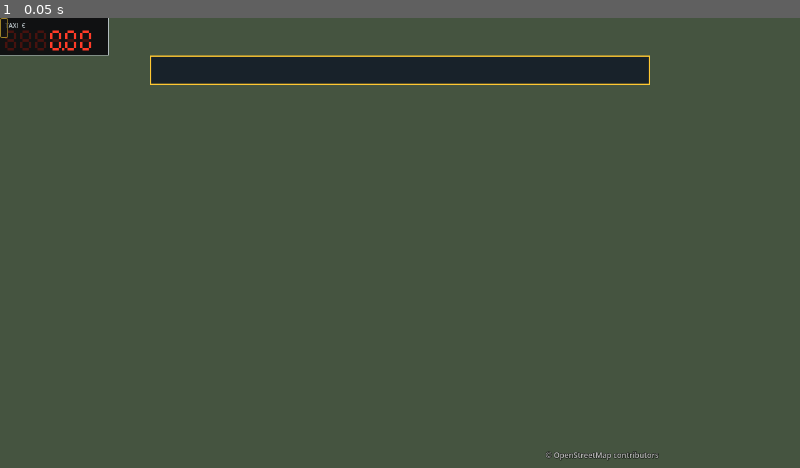
Above: before the commit, frame 1.
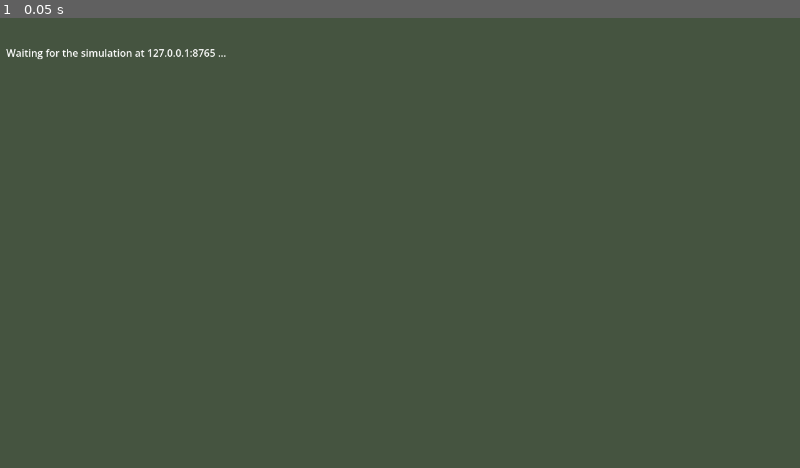
Above: after the commit, the same moment.

Repository: emehtata/roadragetaxi
Game: Godot game, scene res://main.tscn
Same seed, same stepped clock (60 frames per second), same inputs: the game is played once before the commit and once after it. This scene is started directly instead of the project's main scene.
Inputs:
- Up to frame 1 (0.05 s): no input

The runs differ from the first frame. In frame 1, 5.4% of the frame differs, in the area x 0-83%, y 0-99%.
Error before the commit: Parse Error: Identifier "physical_size" not declared in the current scope. (res://phone.gd:166)

Commit message:
Add authoritative Ilokapina sit-ins and phone notices

Diff:
--- a/godot/entity_layer.gd
+++ b/godot/entity_layer.gd
@@ -935,7 +935,14 @@
 	var side := Vector2(-h.y, h.x)
 	var down := Vector2(0, radius)
 	_ellipse(c + down * 0.675, radius * 0.8, radius * 0.325, RS.PED_SHADOW)
-	if ped.get("animation_state", "walking") == "fallen":
+	if ped.get("animation_state", "walking") == "sitting":
+		for sign_side: float in [-1.0, 1.0]:
+			var knee := c + h * radius * 0.8 + side * radius * sign_side * 0.7
+			_canvas.draw_line(c, knee, _person_lit(RS.PED_LEGS), radius * 0.4)
+			_canvas.draw_line(knee, knee - h * radius * 0.6, _person_lit(RS.PED_LEGS), radius * 0.3)
+		_ellipse(c, radius * 0.7, radius * 0.55, clothing)
+		_canvas.draw_circle(c - h * radius * 0.25, radius * 0.4, _person_lit(RS.PED_HEAD))
+	elif ped.get("animation_state", "walking") == "fallen":
 		_fallen(c, h, side, radius, clothing, ped.get("activity", "") == "ice_hockey")
 	else:
 		var gait := sin(animation_time * 10.0) if ped.get("animation_state", "walking") == "walking" else 0.0
@@ -1203,6 +1210,30 @@
 					draw_circle(Vector2.ZERO, 1.0, Color8(95, 104, 55, 210))
 					draw_set_transform(Vector2.ZERO)
 
+	if not underground:
+		var later_protests := _by_id(b.get("protests", []))
+		for group in a.get("protests", []):
+			var next_group: Dictionary = later_protests.get(group["id"], group)
+			var seated: bool = group.get("state", "SITTING") in ["SITTING", "ALARMED"]
+			for i in group.get("members", []).size():
+				var at: Array = group["members"][i]
+				var c := MapMath.point(origin, at[0], at[1])
+				if next_group.get("members", []).size() == group["members"].size():
+					var next_at: Array = next_group["members"][i]
+					c = c.lerp(MapMath.point(origin, next_at[0], next_at[1]), t)
+				if view_rect.has_point(c):
+					_pedestrian(c, float(group["heading"]) + sin(i * 7.3) * 0.35, {
+						"radius_m": 0.45, "color": [210, 100 + (i * 29) % 110, 50 + (i * 17) % 100],
+						"animation_state": "sitting" if seated else "walking" if group["state"] in ["CLEARING", "RETURNING"] else "standing"
+					}, float(a.get("sim_time", 0.0)))
+					count += 1
+			var banner_at: Array = group["members"][0]
+			var banner := MapMath.point(origin, banner_at[0], banner_at[1])
+			if view_rect.has_point(banner):
+				_canvas.draw_rect(Rect2(banner + Vector2(-3.5, -3.0), Vector2(7, 1.3)), Color8(245, 213, 70))
+				_canvas.draw_set_transform(banner + Vector2(-3.3, -2.0), 0.0, Vector2.ONE * 0.08)
+				_canvas.draw_string(ThemeDB.fallback_font, Vector2.ZERO, "ILOKAPINA", HORIZONTAL_ALIGNMENT_LEFT, -1, 12, Color8(30, 30, 30))
+				_canvas.draw_set_transform(Vector2.ZERO)
 	var later_peds := _by_id(b.get("pedestrians", []))
 	for ped in ([] if underground else a.get("pedestrians", [])):  # below ground: the surface world isn't shown
 		var next: Dictionary = later_peds.get(ped["id"], ped)
--- a/godot/i18n.gd
+++ b/godot/i18n.gd
@@ -3,7 +3,7 @@
 const LANGUAGES := ["en", "fi", "de"]
 const LANGUAGE_NAMES := {"en": "English", "fi": "Suomi", "de": "Deutsch"}
 ## UI text by key: Finnish and English.
-const FI := { "choose_start": "Valitse pelitapa", "career": "Ura",
+const FI := { "phone_protest": "Ilokapina osoittaa mieltä kaupungissa. Varaudu tiesulkuihin!", "choose_start": "Valitse pelitapa", "career": "Ura",
 	"nav_left": "Käänny vasemmalle", "nav_right": "Käänny oikealle", "nav_uturn": "Tee U-käännös",
 	"nav_straight": "Jatka suoraan", "nav_arrive": "Määränpää", "nav_no_target": "Ei määränpäätä",
 	"nav_routing": "Lasketaan reittiä…", "nav_total": "Yhteensä %s", "nav_unreachable": "VIRHE: GPS-signaalia ei löydy",
@@ -151,6 +151,7 @@
 }
 
 const EN := {
+	"phone_protest": "Ilokapina protests are active in the city. Expect blocked roads!",
 	"nav_left": "Turn left", "nav_right": "Turn right", "nav_uturn": "Make a U-turn",
 	"nav_straight": "Continue straight", "nav_arrive": "Destination", "nav_no_target": "No destination",
 	"nav_routing": "Calculating route…", "nav_total": "Total %s", "nav_unreachable": "ERROR: GPS signal not found",
@@ -299,6 +300,7 @@
 }
 
 const DE := {
+	"phone_protest": "Ilokapina demonstriert in der Stadt. Rechne mit Straßensperren!",
 	"nav_left": "Links abbiegen",
 	"nav_right": "Rechts abbiegen",
 	"nav_uturn": "Wenden",
--- a/godot/main.gd
+++ b/godot/main.gd
@@ -700,6 +700,7 @@
 	phone.clock_text = hud._clock.text.get_slice(" ", 1) if hud._clock.text.contains(" ") else hud._clock.text
 	if state.has("game_time_seconds"):
 		phone.set_game_seconds(float(state["game_time_seconds"]))
+	phone.protest_active = state.get("protest_active", false)
 	phone.show_phone(state.get("phone", {}))
 	phone.show_navigation(state.get("navigation", {}), hud.task_text(state.get("taxi", {}), hud.language))
 	_refresh_inspector(state)
--- a/godot/phone.gd
+++ b/godot/phone.gd
@@ -41,6 +41,8 @@
 var _structure := ""  # what the row buttons were built for
 var _rows: VBoxContainer
 var _status: Label
+var _protest_note: Label
+var protest_active := false
 var _details: Label
 var _accept: Button
 var _reject: Button
@@ -105,6 +107,10 @@
 	_status = _label(14, Color8(45, 40, 20))
 	_status.autowrap_mode = TextServer.AUTOWRAP_WORD_SMART
 	header_rows.add_child(_status)
+	_protest_note = _label(16, Color8(100, 30, 15))
+	_protest_note.autowrap_mode = TextServer.AUTOWRAP_WORD_SMART
+	_protest_note.visible = false
+	header_rows.add_child(_protest_note)
 	box.add_child(header)
 	var list_margin := MarginContainer.new()
 	for side in ["left", "right"]:
@@ -155,15 +161,15 @@
 		layout.rects.erase("navigation_phone")
 		return
 	var physical_size := size * scale
+	# Seed the new default in the old offset coordinates, preserving saved placements.
+	if not layout.offsets.has("navigation_phone"):
+		layout.offsets["navigation_phone"] = Vector2(maxf(16.0, get_viewport_rect().size.x - physical_size.x - 206.0) - 16.0, 0.0)
 	position = layout.place("navigation_phone", Rect2(Vector2(16, 125), physical_size), get_viewport_rect().size).position
 	# Only the header drags; offer cards, scrolling and buttons remain clickable.
 	layout.rects["navigation_phone"] = Rect2(position, Vector2(physical_size.x, 100 * scale.y))
 
 
 func show_navigation(route: Dictionary, task := "") -> void:
-	# Seed the new default in the old offset coordinates, preserving saved placements.
-	if not layout.offsets.has("navigation_phone"):
-		layout.offsets["navigation_phone"] = Vector2(maxf(16.0, get_viewport_rect().size.x - physical_size.x - 206.0) - 16.0, 0.0)
 	navigation.language = language
 	navigation.show_navigation(route, task)
 
@@ -344,6 +350,7 @@
 func set_connected(up: bool) -> void:
 	connected = up
 	if not up:
+		protest_active = false
 		items = []
 		busy = false
 		pending.clear()
@@ -451,6 +458,8 @@
 		_fill_card(_rows.get_child(i), i)
 	_status.text = status_text(connected, busy, items, notice, language)
 	_status.visible = not busy
+	_protest_note.text = T.text("phone_protest", language)
+	_protest_note.visible = protest_active
 	_offers.visible = not busy
 	navigation.visible = busy
 	_buttons.visible = not busy
Not shown, changed: docs/finnish-npc-traffic-law.md
Not shown, added: docs/ilokapina.md
Not shown, changed: src/theroadragetrip/config.py
Not shown, changed: src/theroadragetrip/npc.py
Not shown, added: src/theroadragetrip/protests.py
Not shown, changed: src/theroadragetrip/protocol.py
Not shown, changed: src/theroadragetrip/server/__init__.py
Not shown, changed: src/theroadragetrip/simulation.py
Not shown, added: tests/test_protests.py
Not shown, changed: tests/test_server_headless.py
